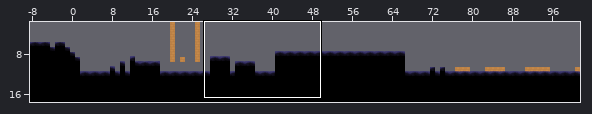
Two versions of a level (Tiled map (JSON), Alpha wtf/assets/tilemaps/Alpha1.json). The picture above shows the old version from afar; the outline marks the close-up.
Close-up. Before the commit:
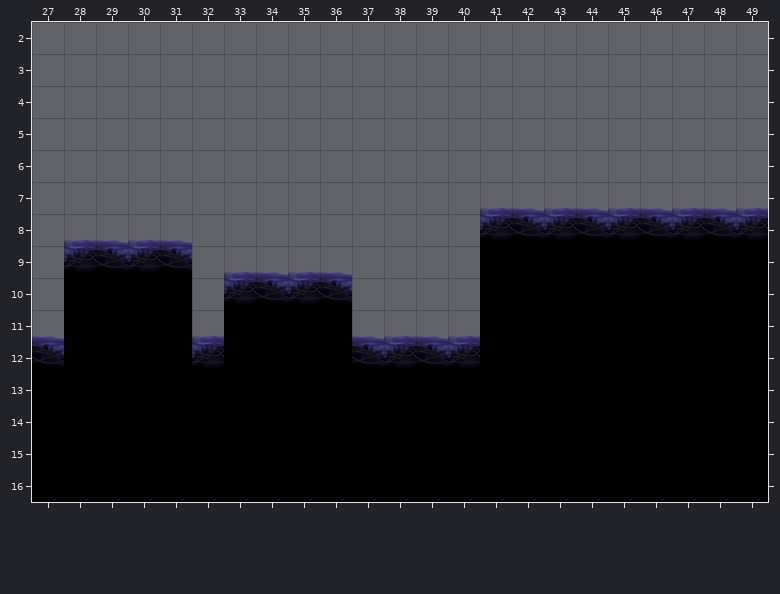
Cells are 64x64 px. Shown: x 27..49, y 2..16. The commit also changed other parts of the map, which this record leaves out.
The result:
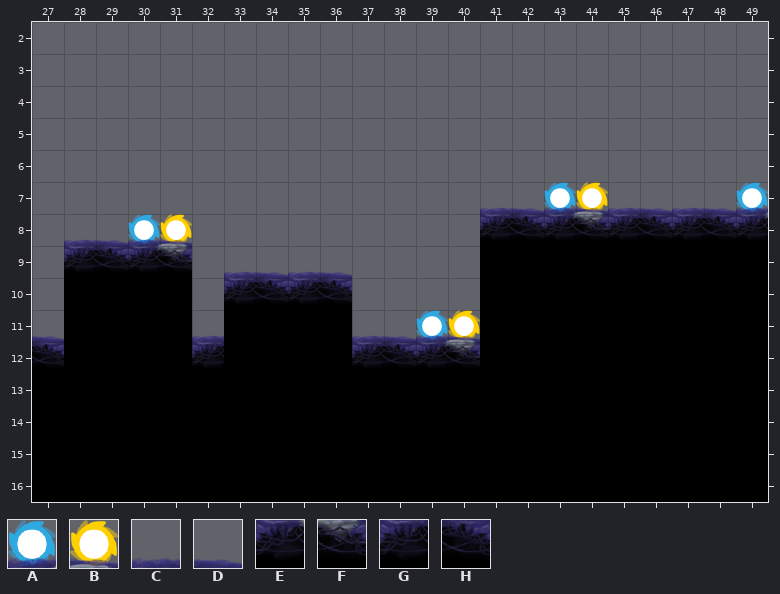
Key: from "platformPack_tilesheet_test": A 10, B 11, C 12, D 13, E 24, F 25, G 26, H 27.
_ is an empty cell, . an unchanged one.
Tiles of an added or newly shown layer are drawn over the layers below it.
Difference:
--- layer "Sol"
@@ x 31..44 @@
- 8 .............H
- 9 H.............
+ 8 .............F
+ 9 F.............
@@ x 39..40 @@
-12 HG
+12 EF
--- layer "Fougères" (added)
@@ x 30..49 @@
- 7 .............__...._
- 8 __..................
+ 7 .............AB....A
+ 8 AB..................
@@ x 37..40 @@
-11 ____
-12 __..
+11 CDAB
+12 GH..
--- layer "Plantes"
@@ x 30..49 @@
- 7 .............CD....C
- 8 CD..................
+ 7 .............__...._
+ 8 __..................
@@ x 37..40 @@
-11 DCDC
+11 ____
Where, in picture pixels (left, top, right, bottom), the same in both close-ups:
changed: (544, 182, 608, 230)
changed: (736, 182, 768, 214)
changed: (128, 214, 192, 262)
changed: (352, 310, 480, 368)
